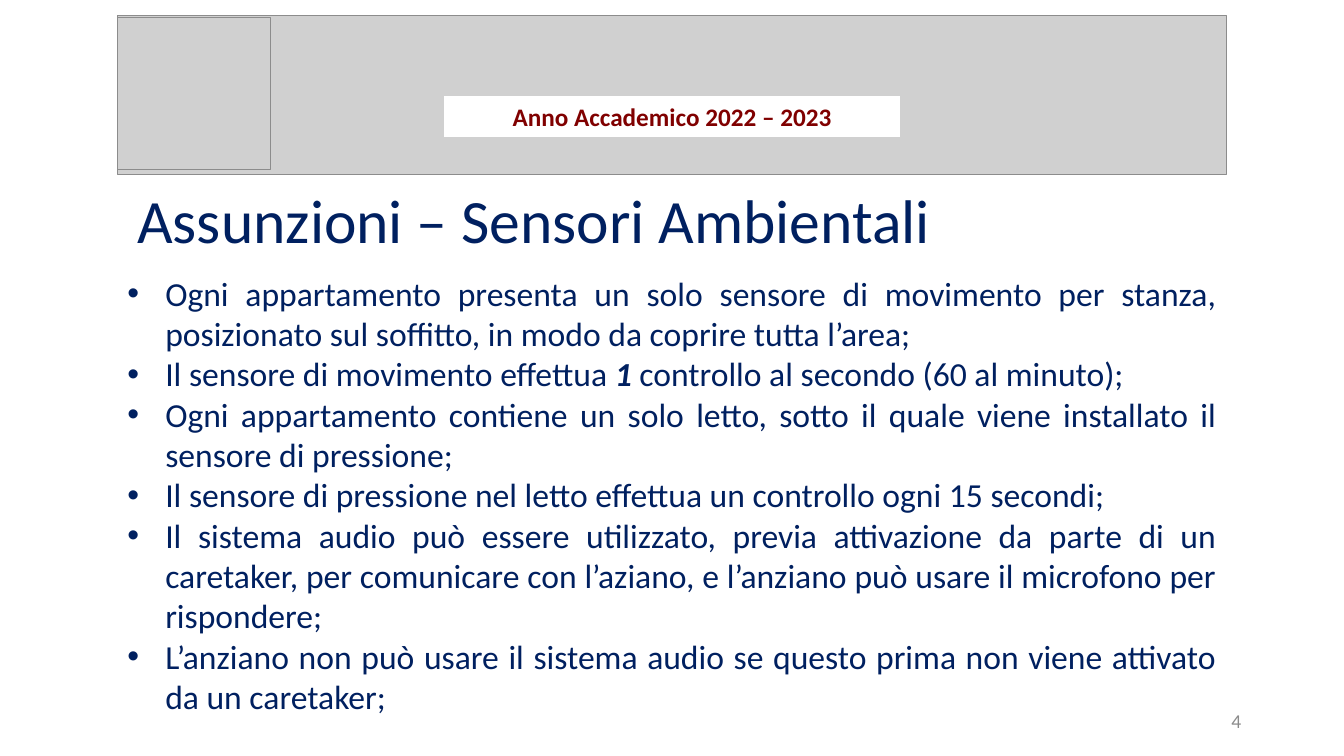
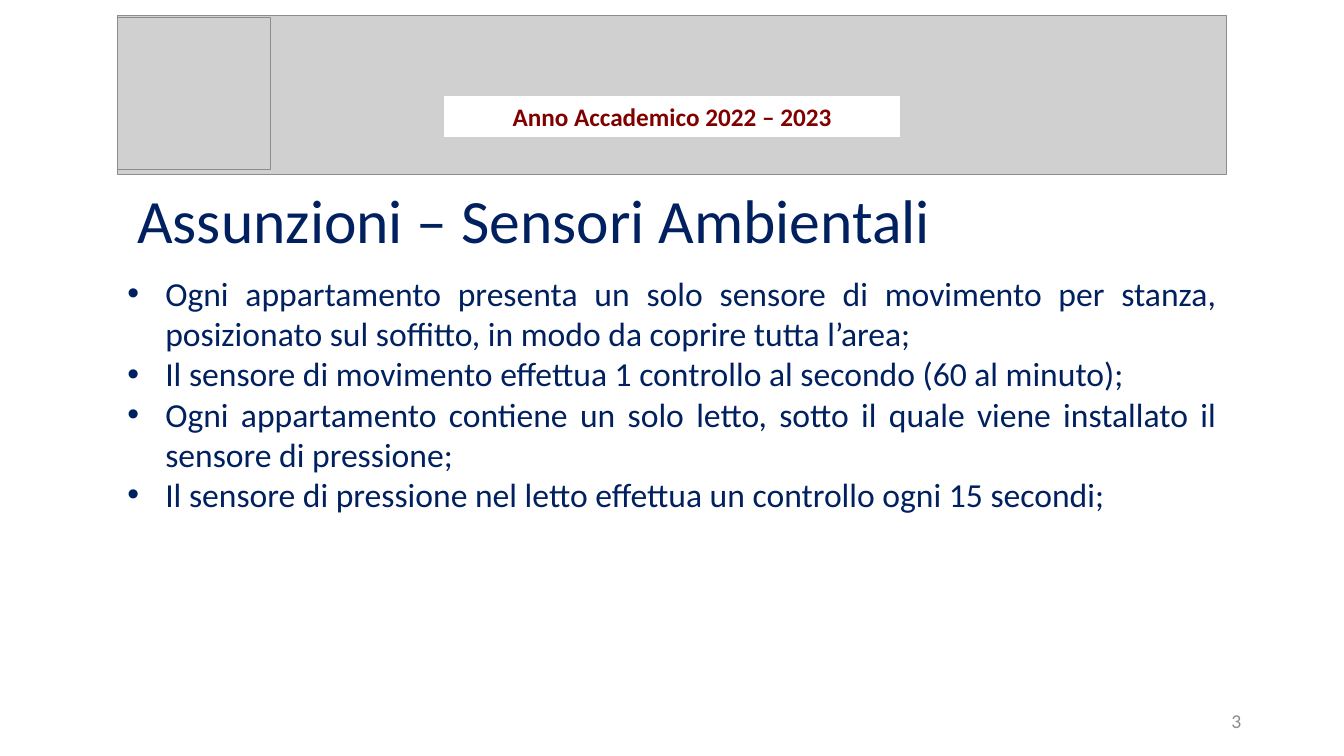
Before and after one commit to Wonderjack996/unimib-software-architecture, a slide deck: slide 3 of Progetto/Presentazione.pptx (slide 4 before the commit). Drawn at 1344x756 pixels with LibreOffice and Linux fonts; fonts in the diff are those of the drawing; grey boxes stand for pictures. Boxes give left, top, right and bottom in pixels: in the first picture for what was removed or moved away, otherwise in the second. Text is boxed around its words. In the diff, an @@ line names an element or a change of style, - is before the commit and + after.

```diff
--- a/Progetto/Presentazione.pptx
+++ b/Progetto/Presentazione.pptx
@@ text at box(165, 361, 1124, 391): bold off, italic off in "1" @@
@@ text at box(165, 524, 1216, 713): paragraphs removed @@
-• Il sistema audio può essere utilizzato, previa attivazione da parte di un caretaker, per comunicare con l’aziano, e l’anziano può usare il microfono per rispondere;
-• L’anziano non può usare il sistema audio se questo prima non viene attivato da un caretaker;
@@ page number at box(1231, 715, 1241, 728): text changed @@
-4
+3
```
Also in this commit, not shown: 5 other slides changed, 4 slides added, 1 slide removed, 17 other files.
